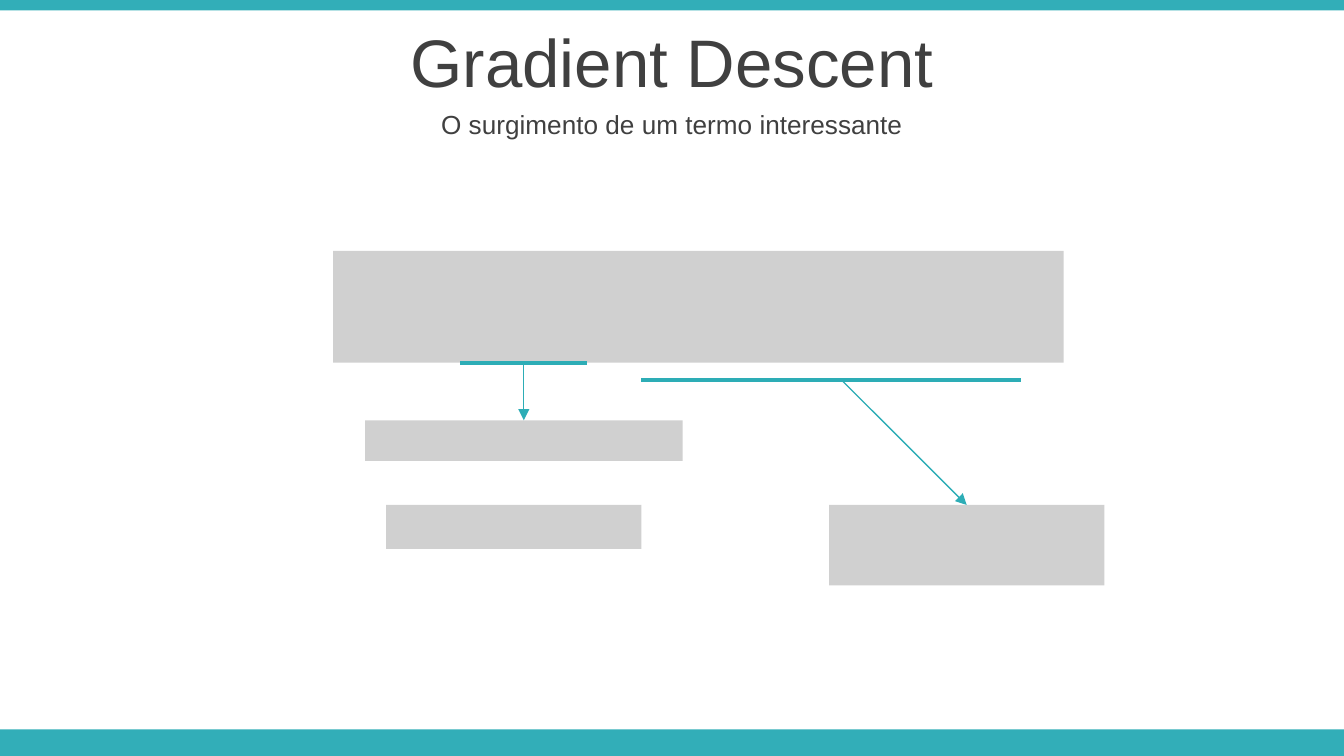
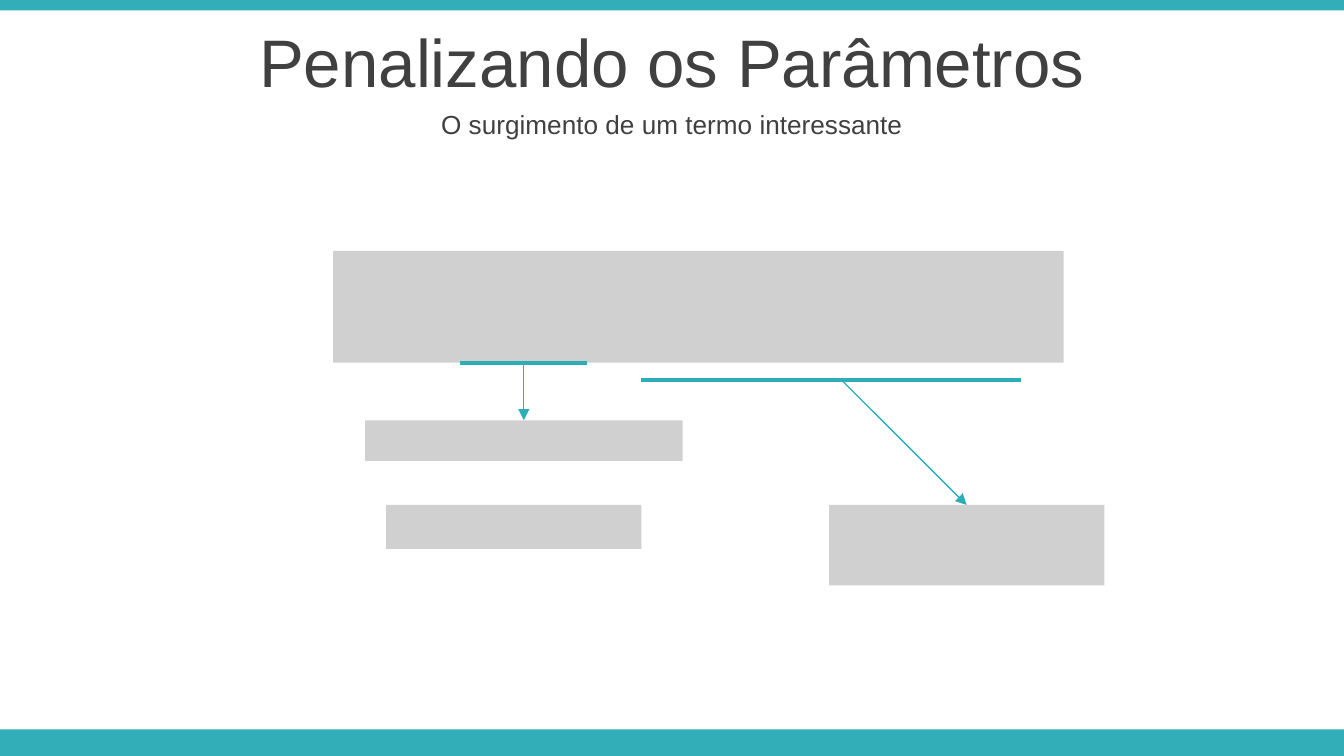
Before and after one commit to APILASTRI/coursera-stanford, a slide deck: slide 19 of machine-learning/notations/semana-3/presentation/06-regularization-overfitting.pptx. Drawn at 1344x756 pixels with LibreOffice and Linux fonts; fonts in the diff are those of the drawing; grey boxes stand for pictures. Boxes give left, top, right and bottom in pixels: in the first picture for what was removed or moved away, otherwise in the second. Text is boxed around its words. In the diff, an @@ line names an element or a change of style, - is before the commit and + after.

```diff
--- a/machine-learning/notations/semana-3/presentation/06-regularization-overfitting.pptx
+++ b/machine-learning/notations/semana-3/presentation/06-regularization-overfitting.pptx
@@ text at [259, 38, 1084, 88]: text changed @@
-Gradient Descent
+Penalizando os Parâmetros
```
Also in this commit, not shown: 1 other slide changed, 5 slides added, 2 other files.
